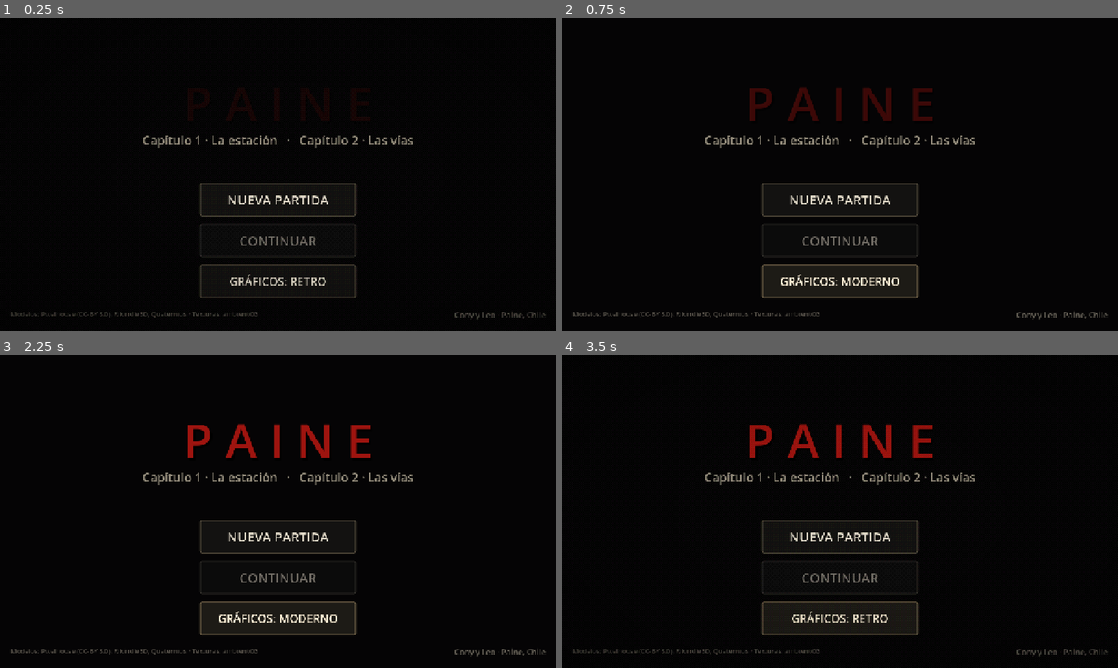
Above: before the commit, frames 1-4 (two rows, left to right).
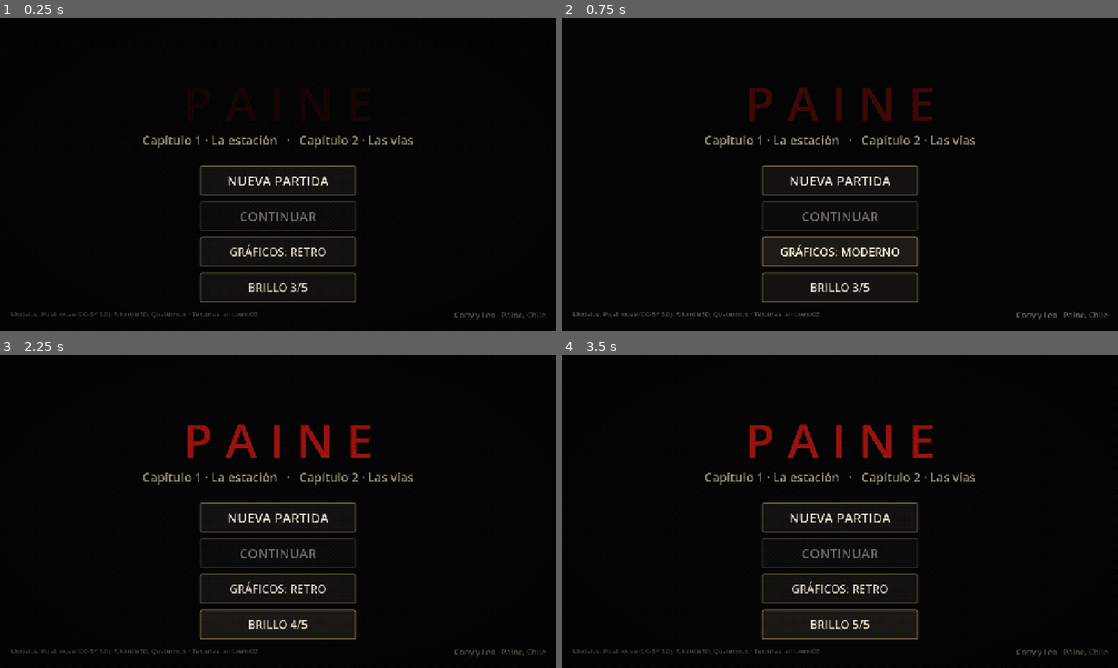
Above: after the commit, the same moments.

Repository: chrisalainibacache/Paine-quest
Game: Godot game, scene res://ui/title/title_screen.tscn
The game is run twice, just before and just after one commit, with the same random seed, the same clock (stepped at 60 frames per second) and the same inputs.
Inputs:
- Up to frame 1 (0.25 s): no input
- Up to frame 2 (0.75 s): click "GRÁFICOS: RETRO" at 0.5 s
- Up to frame 3 (2.25 s): click "GRÁFICOS: MODERNO" at 1.25 s; click "GRÁFICOS: RETRO" (after the commit: "BRILLO 3/5") at 2 s
- Up to frame 4 (3.5 s): click "GRÁFICOS: MODERNO" (after the commit: "BRILLO 4/5") at 2.75 s

The runs differ from the first frame. In frame 1, 2.6% of the frame differs, in the area x 36-64%, y 47-91%; in frame 2, 2.7%; in frame 3, 3.0%, in the area x 2-98%, y 47-96%; in frame 4, 2.6%.

Commit message:
Más luz: salas del capítulo 2 visibles y botón BRILLO
- Capítulo 2: ambiente y luna más fuertes, niebla azulada; paso bajo nivel,
  vagón, casa de cambios, bodega y andén norte con más luz base.
- Linterna más fuerte y ancha.
- BRILLO 1-5 en título y mochila (se guarda; por defecto 3).
- Prueba del botón de brillo. Fuera __pycache__ del repo.

Co-Authored-By: Claude Opus 5.5 <noreply@anthropic.com>
Claude-Session: https://claude.ai/code/session_01JEaRkRBEtcTbxdj5X3J2Qv

Diff:
--- a/actors/player/player.gd
+++ b/actors/player/player.gd
@@ -89,9 +89,9 @@
         # El SpotLight alumbra hacia -Z; el modelo mira hacia +Z.
         light.rotation = Vector3(-0.12, PI, 0)
         light.light_color = Color(1.0, 0.95, 0.82)
-        light.light_energy = 3.2
-        light.spot_range = 11.0
-        light.spot_angle = 30.0
+        light.light_energy = 4.5
+        light.spot_range = 13.0
+        light.spot_angle = 38.0
         light.spot_attenuation = 0.8
         model.add_child(light)
     light.visible = on
--- a/levels/station/platform.tscn
+++ b/levels/station/platform.tscn
@@ -56,7 +56,7 @@
 background_color = Color(0.05, 0.055, 0.07, 1)
 ambient_light_source = 2
 ambient_light_color = Color(0.36, 0.38, 0.46, 1)
-ambient_light_energy = 0.55
+ambient_light_energy = 0.8
 fog_enabled = true
 fog_light_color = Color(0.06, 0.065, 0.08, 1)
 fog_density = 0.045
@@ -90,8 +90,8 @@
 
 [node name="Moon" type="DirectionalLight3D" parent="."]
 rotation = Vector3(-0.9, 0.5, 0)
-light_color = Color(0.55, 0.62, 0.8, 1)
-light_energy = 0.25
+light_color = Color(0.6, 0.68, 0.88, 1)
+light_energy = 0.55
 
 [node name="Ground" type="Node3D" parent="."]
 
--- a/levels/station/storeroom.tscn
+++ b/levels/station/storeroom.tscn
@@ -37,13 +37,13 @@
 
 [sub_resource type="Environment" id="Environment_1"]
 background_mode = 1
-background_color = Color(0.01, 0.01, 0.012, 1)
+background_color = Color(0.02, 0.02, 0.025, 1)
 ambient_light_source = 2
-ambient_light_color = Color(0.3, 0.3, 0.34, 1)
-ambient_light_energy = 0.45
+ambient_light_color = Color(0.36, 0.36, 0.4, 1)
+ambient_light_energy = 0.7
 fog_enabled = true
-fog_light_color = Color(0.03, 0.03, 0.035, 1)
-fog_density = 0.06
+fog_light_color = Color(0.05, 0.05, 0.06, 1)
+fog_density = 0.05
 
 [sub_resource type="StandardMaterial3D" id="StandardMaterial3D_2"]
 albedo_color = Color(0.35, 0.42, 0.55, 1)
--- a/levels/tracks/convoy_side.tscn
+++ b/levels/tracks/convoy_side.tscn
@@ -29,13 +29,13 @@
 
 [sub_resource type="Environment" id="Environment_1"]
 background_mode = 1
-background_color = Color(0.04, 0.045, 0.06, 1)
+background_color = Color(0.07, 0.08, 0.11, 1)
 ambient_light_source = 2
-ambient_light_color = Color(0.32, 0.34, 0.42, 1)
-ambient_light_energy = 0.5
+ambient_light_color = Color(0.42, 0.45, 0.55, 1)
+ambient_light_energy = 1
 fog_enabled = true
-fog_light_color = Color(0.05, 0.05, 0.065, 1)
-fog_density = 0.05
+fog_light_color = Color(0.13, 0.14, 0.19, 1)
+fog_density = 0.035
 
 [sub_resource type="BoxShape3D" id="BoxShape3D_2"]
 size = Vector3(9, 3, 6.4)
@@ -52,8 +52,8 @@
 
 [node name="Moon" type="DirectionalLight3D" parent="."]
 rotation = Vector3(-0.95, 0.6, 0)
-light_color = Color(0.55, 0.62, 0.8, 1)
-light_energy = 0.28
+light_color = Color(0.6, 0.68, 0.88, 1)
+light_energy = 0.75
 
 [node name="Ground" type="Node3D" parent="."]
 
--- a/levels/tracks/derailed_train.tscn
+++ b/levels/tracks/derailed_train.tscn
@@ -29,13 +29,13 @@
 
 [sub_resource type="Environment" id="Environment_1"]
 background_mode = 1
-background_color = Color(0.04, 0.045, 0.06, 1)
+background_color = Color(0.07, 0.08, 0.11, 1)
 ambient_light_source = 2
-ambient_light_color = Color(0.32, 0.34, 0.42, 1)
-ambient_light_energy = 0.5
+ambient_light_color = Color(0.42, 0.45, 0.55, 1)
+ambient_light_energy = 1
 fog_enabled = true
-fog_light_color = Color(0.05, 0.05, 0.065, 1)
-fog_density = 0.055
+fog_light_color = Color(0.13, 0.14, 0.19, 1)
+fog_density = 0.0385
 
 [sub_resource type="BoxShape3D" id="BoxShape3D_2"]
 size = Vector3(9, 3, 3)
@@ -52,8 +52,8 @@
 
 [node name="Moon" type="DirectionalLight3D" parent="."]
 rotation = Vector3(-0.95, 0.6, 0)
-light_color = Color(0.55, 0.62, 0.8, 1)
-light_energy = 0.28
+light_color = Color(0.6, 0.68, 0.88, 1)
+light_energy = 0.75
 
 [node name="Ground" type="Node3D" parent="."]
 
--- a/levels/tracks/switch_house.tscn
+++ b/levels/tracks/switch_house.tscn
@@ -33,13 +33,13 @@
 
 [sub_resource type="Environment" id="Environment_1"]
 background_mode = 1
-background_color = Color(0.02, 0.02, 0.025, 1)
+background_color = Color(0.03, 0.03, 0.035, 1)
 ambient_light_source = 2
-ambient_light_color = Color(0.34, 0.32, 0.3, 1)
-ambient_light_energy = 0.5
+ambient_light_color = Color(0.4, 0.38, 0.35, 1)
+ambient_light_energy = 0.8
 fog_enabled = true
-fog_light_color = Color(0.04, 0.035, 0.03, 1)
-fog_density = 0.05
+fog_light_color = Color(0.06, 0.055, 0.05, 1)
+fog_density = 0.04
 
 [sub_resource type="StandardMaterial3D" id="StandardMaterial3D_2"]
 albedo_color = Color(1, 0.85, 0.6, 1)
--- a/levels/tracks/track_north.tscn
+++ b/levels/tracks/track_north.tscn
@@ -36,13 +36,13 @@
 
 [sub_resource type="Environment" id="Environment_1"]
 background_mode = 1
-background_color = Color(0.04, 0.045, 0.06, 1)
+background_color = Color(0.07, 0.08, 0.11, 1)
 ambient_light_source = 2
-ambient_light_color = Color(0.32, 0.34, 0.42, 1)
-ambient_light_energy = 0.5
+ambient_light_color = Color(0.42, 0.45, 0.55, 1)
+ambient_light_energy = 1
 fog_enabled = true
-fog_light_color = Color(0.05, 0.05, 0.065, 1)
-fog_density = 0.05
+fog_light_color = Color(0.13, 0.14, 0.19, 1)
+fog_density = 0.035
 
 [sub_resource type="StandardMaterial3D" id="StandardMaterial3D_2"]
 albedo_color = Color(0.02, 0.02, 0.025, 1)
@@ -78,8 +78,8 @@
 
 [node name="Moon" type="DirectionalLight3D" parent="."]
 rotation = Vector3(-0.95, 0.6, 0)
-light_color = Color(0.55, 0.62, 0.8, 1)
-light_energy = 0.28
+light_color = Color(0.6, 0.68, 0.88, 1)
+light_energy = 0.75
 
 [node name="Ground" type="Node3D" parent="."]
 
--- a/levels/tracks/underpass.tscn
+++ b/levels/tracks/underpass.tscn
@@ -31,13 +31,13 @@
 
 [sub_resource type="Environment" id="Environment_1"]
 background_mode = 1
-background_color = Color(0, 0, 0, 1)
+background_color = Color(0.02, 0.02, 0.03, 1)
 ambient_light_source = 2
-ambient_light_color = Color(0.2, 0.2, 0.26, 1)
-ambient_light_energy = 0.42
+ambient_light_color = Color(0.3, 0.31, 0.38, 1)
+ambient_light_energy = 0.75
 fog_enabled = true
-fog_light_color = Color(0.01, 0.01, 0.012, 1)
-fog_density = 0.07
+fog_light_color = Color(0.05, 0.05, 0.065, 1)
+fog_density = 0.05
 
 [sub_resource type="StandardMaterial3D" id="StandardMaterial3D_2"]
 albedo_color = Color(1, 0.1, 0.05, 1)
@@ -243,14 +243,14 @@
 [node name="Stairs" type="OmniLight3D" parent="Lights"]
 position = Vector3(-6.4, 2.3, 0)
 light_color = Color(0.5, 0.6, 0.85, 1)
-light_energy = 0.5
-omni_range = 3.5
+light_energy = 0.9
+omni_range = 5
 
 [node name="Emergency" type="OmniLight3D" parent="Lights"]
 position = Vector3(6, 2.2, 1.2)
 light_color = Color(1, 0.12, 0.06, 1)
-light_energy = 0.9
-omni_range = 4.5
+light_energy = 1.4
+omni_range = 5.5
 script = ExtResource("10_flicker_ligh")
 
 [node name="Decals" type="Node3D" parent="."]
--- a/levels/tracks/wagon_interior.tscn
+++ b/levels/tracks/wagon_interior.tscn
@@ -33,13 +33,13 @@
 
 [sub_resource type="Environment" id="Environment_1"]
 background_mode = 1
-background_color = Color(0.01, 0.012, 0.015, 1)
+background_color = Color(0.02, 0.022, 0.03, 1)
 ambient_light_source = 2
-ambient_light_color = Color(0.26, 0.28, 0.34, 1)
-ambient_light_energy = 0.45
+ambient_light_color = Color(0.34, 0.36, 0.43, 1)
+ambient_light_energy = 0.75
 fog_enabled = true
-fog_light_color = Color(0.03, 0.03, 0.04, 1)
-fog_density = 0.06
+fog_light_color = Color(0.05, 0.05, 0.065, 1)
+fog_density = 0.045
 
 [sub_resource type="StandardMaterial3D" id="StandardMaterial3D_2"]
 albedo_color = Color(0.08, 0.1, 0.16, 1)
--- a/systems/graphics_settings.gd
+++ b/systems/graphics_settings.gd
@@ -12,6 +12,10 @@
 const SHADOW_LIGHTS := 1
 
 static var _modern := false
+## Brillo elegido (índice en BRIGHTNESS_LEVELS); se ajusta a cada teléfono.
+const BRIGHTNESS_LEVELS := [0.9, 1.05, 1.2, 1.4, 1.65]
+const DEFAULT_BRIGHTNESS := 2
+static var _brightness := DEFAULT_BRIGHTNESS
 static var _loaded := false
 ## Material retro -> su versión moderna (se crea una sola vez).
 static var _modern_of := {}
@@ -26,8 +30,27 @@
 static func set_modern(value: bool) -> void:
     _load()
     _modern = value
+    _save()
+
+
+## Nivel de brillo: 1 a BRIGHTNESS_LEVELS.size() (para mostrar en el botón).
+static func brightness_level() -> int:
+    _load()
+    return _brightness + 1
+
+
+## Pasa al siguiente nivel de brillo (vuelve al primero después del último).
+static func cycle_brightness(tree: SceneTree) -> void:
+    _load()
+    _brightness = (_brightness + 1) % BRIGHTNESS_LEVELS.size()
+    _save()
+    apply(tree.root)
+
+
+static func _save() -> void:
     var cfg := ConfigFile.new()
-    cfg.set_value("graficos", "modo", "moderno" if value else "retro")
+    cfg.set_value("graficos", "modo", "moderno" if _modern else "retro")
+    cfg.set_value("graficos", "brillo", _brightness)
     cfg.save(PATH)
 
 
@@ -44,6 +67,7 @@
     var cfg := ConfigFile.new()
     if cfg.load(PATH) == OK:
         _modern = cfg.get_value("graficos", "modo", "retro") == "moderno"
+        _brightness = clampi(int(cfg.get_value("graficos", "brillo", DEFAULT_BRIGHTNESS)), 0, BRIGHTNESS_LEVELS.size() - 1)
 
 
 ## Recorre el árbol (incluidos los hijos internos, como la malla de KitBlock)
@@ -65,6 +89,9 @@
     elif node is WorldEnvironment:
         var world_env := node as WorldEnvironment
         world_env.environment = _environment(world_env.environment, modern)
+        if world_env.environment:
+            world_env.environment.adjustment_enabled = true
+            world_env.environment.adjustment_brightness = BRIGHTNESS_LEVELS[_brightness]
     elif node is DirectionalLight3D:
         # La luna es débil: su sombra casi no se ve y cuesta un pase entero.
         (node as DirectionalLight3D).shadow_enabled = false
--- a/tests/systems_test.gd
+++ b/tests/systems_test.gd
@@ -108,6 +108,13 @@
     GraphicsSettings.apply(main)
     mat = mesh.material_override as ShaderMaterial
     _check(mat.shader == GraphicsSettings.RETRO_SHADER and filter.visible, "gráficos retro: vuelve el look PS1")
+    var env := (main.room.get_node("Environment") as WorldEnvironment).environment
+    var before := env.adjustment_brightness
+    GraphicsSettings.cycle_brightness(main.get_tree())
+    _check(env.adjustment_enabled and env.adjustment_brightness != before, "brillo: el botón cambia la luz de la sala")
+    for i in GraphicsSettings.BRIGHTNESS_LEVELS.size() - 1:
+        GraphicsSettings.cycle_brightness(main.get_tree())
+    _check(is_equal_approx(env.adjustment_brightness, before), "brillo: después del último nivel vuelve al primero")
 
 
 func _pickup_and_note(player: Player) -> void:
--- /dev/null
+++ b/ui/brightness_toggle.gd
@@ -0,0 +1,19 @@
+extends Button
+## Botón "BRILLO" (título y mochila): cada toque sube un nivel; tras el último
+## vuelve al primero. Sirve para ajustar el juego a la pantalla del teléfono.
+
+
+func _ready() -> void:
+    focus_mode = Control.FOCUS_NONE
+    pressed.connect(_on_pressed)
+    _refresh()
+
+
+func _on_pressed() -> void:
+    Sfx.play("menu", null, -6.0)
+    GraphicsSettings.cycle_brightness(get_tree())
+    _refresh()
+
+
+func _refresh() -> void:
+    text = "BRILLO %d/%d" % [GraphicsSettings.brightness_level(), GraphicsSettings.BRIGHTNESS_LEVELS.size()]
--- a/ui/inventory/inventory_menu.tscn
+++ b/ui/inventory/inventory_menu.tscn
@@ -2,8 +2,9 @@
 
 [ext_resource type="Script" path="res://ui/inventory/inventory_menu.gd" id="1_inventory_me"]
 [ext_resource type="Script" path="res://ui/graphics_toggle.gd" id="2_graphics_tog"]
-[ext_resource type="Script" path="res://ui/inventory/ecg.gd" id="3_ecg"]
-[ext_resource type="Script" path="res://ui/inventory/item_view.gd" id="4_item_view"]
+[ext_resource type="Script" path="res://ui/brightness_toggle.gd" id="3_brightness_t"]
+[ext_resource type="Script" path="res://ui/inventory/ecg.gd" id="4_ecg"]
+[ext_resource type="Script" path="res://ui/inventory/item_view.gd" id="5_item_view"]
 
 [sub_resource type="StyleBoxFlat" id="StyleBoxFlat_1"]
 bg_color = Color(0.04, 0.045, 0.05, 0.85)
@@ -53,28 +54,35 @@
 text = "GRÁFICOS: RETRO"
 theme_override_font_sizes/font_size = 22
 focus_mode = 0
-custom_minimum_size = Vector2(260, 64)
+custom_minimum_size = Vector2(240, 64)
 script = ExtResource("2_graphics_tog")
+
+[node name="Brightness" type="Button" parent="Root/Header"]
+text = "BRILLO 3/5"
+theme_override_font_sizes/font_size = 22
+focus_mode = 0
+custom_minimum_size = Vector2(150, 64)
+script = ExtResource("3_brightness_t")
 
 [node name="ItemsTab" type="Button" parent="Root/Header"]
 text = "OBJETOS"
 theme_override_font_sizes/font_size = 24
 focus_mode = 0
 toggle_mode = true
-custom_minimum_size = Vector2(170, 64)
+custom_minimum_size = Vector2(150, 64)
 
 [node name="NotesTab" type="Button" parent="Root/Header"]
 text = "NOTAS"
 theme_override_font_sizes/font_size = 24
 focus_mode = 0
 toggle_mode = true
-custom_minimum_size = Vector2(170, 64)
+custom_minimum_size = Vector2(150, 64)
 
 [node name="Close" type="Button" parent="Root/Header"]
 text = "CERRAR"
 theme_override_font_sizes/font_size = 24
 focus_mode = 0
-custom_minimum_size = Vector2(170, 64)
+custom_minimum_size = Vector2(150, 64)
 
 [node name="Status" type="Panel" parent="Root"]
 theme_override_styles/panel = SubResource("StyleBoxFlat_1")
--- a/ui/title/title_screen.tscn
+++ b/ui/title/title_screen.tscn
@@ -2,7 +2,8 @@
 
 [ext_resource type="Script" path="res://ui/title/title_screen.gd" id="1_title_screen"]
 [ext_resource type="Script" path="res://ui/graphics_toggle.gd" id="2_graphics_tog"]
-[ext_resource type="PackedScene" path="res://ui/ps1_filter.tscn" id="3_ps1_filter"]
+[ext_resource type="Script" path="res://ui/brightness_toggle.gd" id="3_brightness_t"]
+[ext_resource type="PackedScene" path="res://ui/ps1_filter.tscn" id="4_ps1_filter"]
 
 [node name="TitleScreen" type="Control"]
 script = ExtResource("1_title_screen")
@@ -57,28 +58,34 @@
 anchor_right = 0.5
 grow_horizontal = 2
 offset_left = -180.0
-offset_top = 380.0
+offset_top = 340.0
 offset_right = 180.0
-offset_bottom = 654.0
-theme_override_constants/separation = 18
+offset_bottom = 660.0
+theme_override_constants/separation = 14
 
 [node name="NewGame" type="Button" parent="Menu"]
-custom_minimum_size = Vector2(0, 76)
+custom_minimum_size = Vector2(0, 68)
 text = "NUEVA PARTIDA"
 theme_override_font_sizes/font_size = 30
 focus_mode = 0
 
 [node name="Continue" type="Button" parent="Menu"]
-custom_minimum_size = Vector2(0, 76)
+custom_minimum_size = Vector2(0, 68)
 text = "CONTINUAR"
 theme_override_font_sizes/font_size = 30
 focus_mode = 0
 
 [node name="Graphics" type="Button" parent="Menu"]
-custom_minimum_size = Vector2(0, 76)
+custom_minimum_size = Vector2(0, 68)
 text = "GRÁFICOS: RETRO"
 theme_override_font_sizes/font_size = 26
 script = ExtResource("2_graphics_tog")
+
+[node name="Brightness" type="Button" parent="Menu"]
+custom_minimum_size = Vector2(0, 68)
+text = "BRILLO 3/5"
+theme_override_font_sizes/font_size = 26
+script = ExtResource("3_brightness_t")
 
 [node name="Credits" type="Label" parent="."]
 anchors_preset = 3
Not shown: 2 places in ui/inventory/inventory_menu.tscn that only renumber resources
Not shown: 1 places in ui/title/title_screen.tscn that only renumber resources
